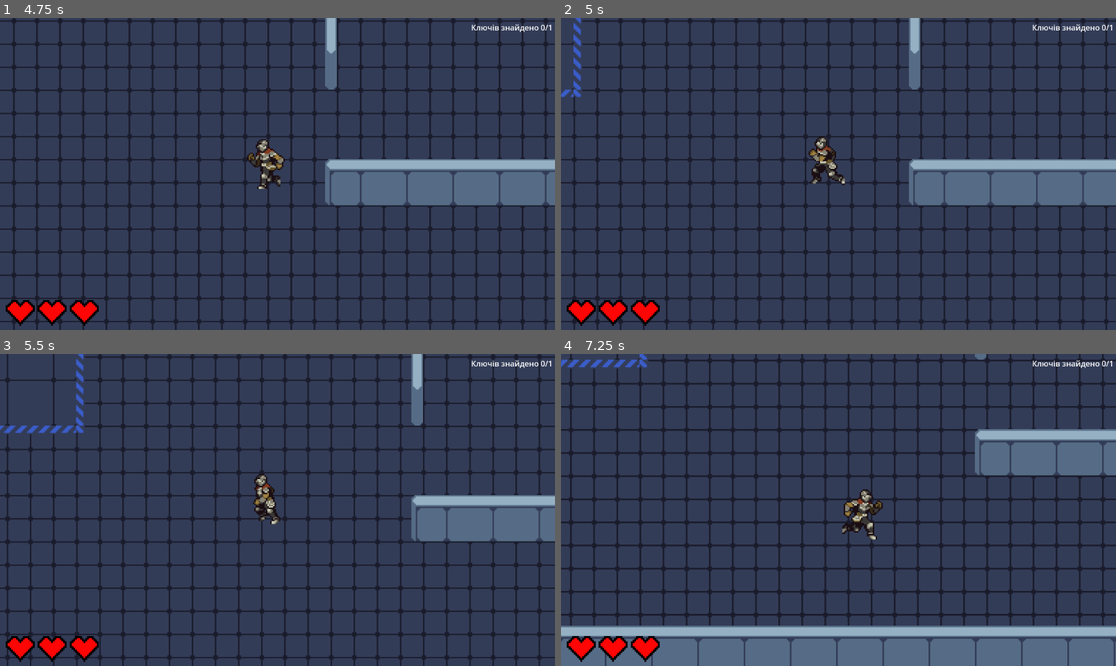
Above: before the commit, frames 1-4 (two rows, left to right).
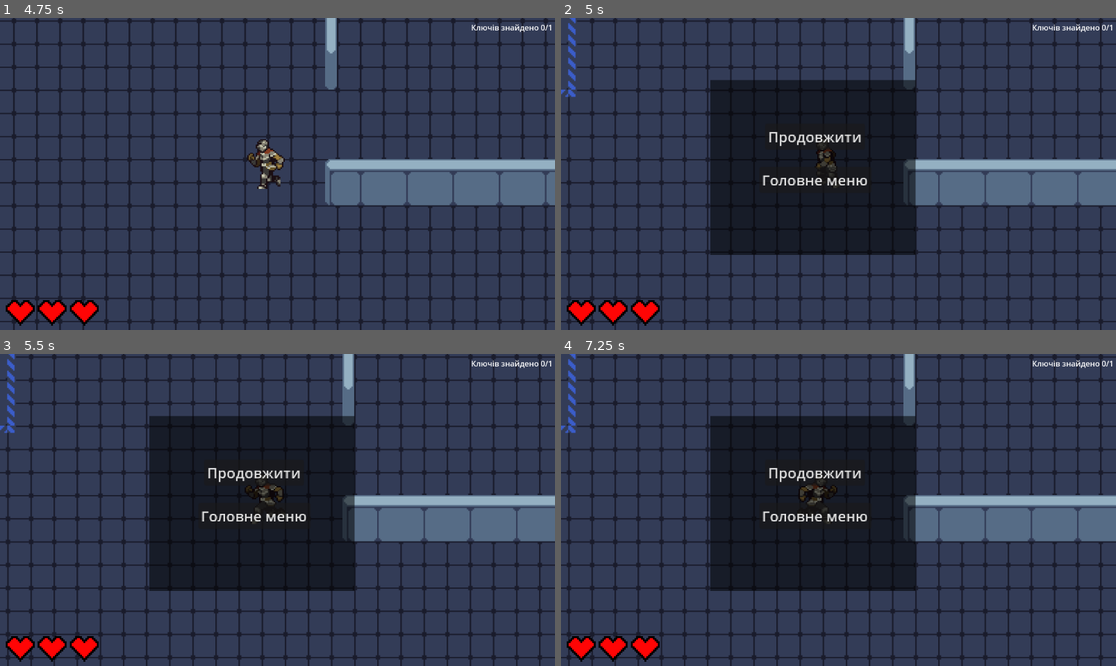
Above: after the commit, the same moments.

Repository: liketaurus/SE-practice-template
Game: Godot game, scene res://Scenes/menu.tscn
The game is run twice, just before and just after one commit, with the same random seed, the same clock (stepped at 60 frames per second) and the same inputs.
Inputs:
- Up to frame 1 (4.75 s): click "Почати гру" at 0.5 s; tap Enter at 1.25 s; hold D 1.28-2.03 s; hold E 1.28-2.03 s; hold S 2.03-2.78 s; tap E at 2.1, 3.05, 3.6 s; hold D 2.78-3.53 s; hold Shift 2.78-3.53 s; hold W 3.53-4.28 s; hold A from 4.28 s (still down); hold E from 4.28 s (still down)
- Up to frame 2 (5 s): keep holding A; keep holding E; tap Escape (pause) at 4.9 s
- Up to frame 3 (5.5 s): keep holding A; release E at 5.03 s; tap Shift at 5.1 s; tap E at 5.3 s
- Up to frame 4 (7.25 s): release A at 5.78 s; hold S 5.78-6.53 s; hold E 5.78-6.53 s; hold D from 6.53 s (still down); tap E at 6.6 s

Frame 1 is identical in both runs. In frame 2, 30% of the frame differs, in the area x 0-99%, y 0-100%; in frame 3, 24%; in frame 4, 52%, in the area x 0-100%, y 0-100%.

Commit message:
Fixed pause menu

Diff:
--- a/src/Cyberpunk2069/Scripts/player.gd
+++ b/src/Cyberpunk2069/Scripts/player.gd
@@ -1,6 +1,7 @@
 extends CharacterBody2D
 
 var paused = false
+var key_pressed = false
 
 func _process(delta):
 	velocity.x = 0
@@ -32,7 +33,12 @@
 
 	move_and_slide()
 
-	if Input.is_action_pressed("pause"):
+func _unhandled_input(event):
+	if event is InputEventKey and event.pressed and not event.echo:
+		on_keydown(event)
+
+func on_keydown(key):
+	if key.keycode == KEY_ESCAPE:
 		pause()
 
 func pause():
@@ -43,4 +49,4 @@
 		$Pause.show()
 		Engine.time_scale = 0
 
-	paused = !paused
+	paused = false
--- a/src/Cyberpunk2069/project.godot
+++ b/src/Cyberpunk2069/project.godot
@@ -59,6 +59,6 @@
 }
 pause={
 "deadzone": 0.5,
-"events": [Object(InputEventKey,"resource_local_to_scene":fa …(118 unchanged characters)… ressed":false,"pressed":false,"keycode":0,"physical_keycode":4194305,"key_label":0,"unicode":0,"echo":false,"script":null)
+"events": [Object(InputEventKey,"resource_local_to_scene":fa …(118 unchanged characters)… ressed":false,"pressed":false,"keycode":4194305,"physical_keycode":4194305,"key_label":4194305,"unicode":0,"echo":false,"script":null)
 ]
 }
